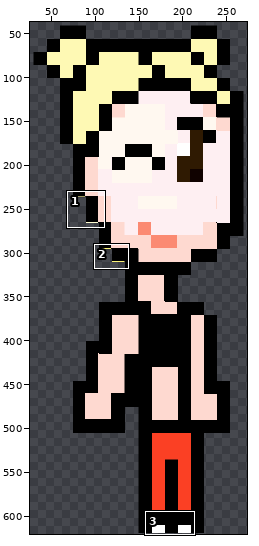
Edited in one commit: sprite sheet (Avatares/helen-guiño.png). The first picture is a wide view before the edit; the outline marks the close-up.
Close-up. Old version:
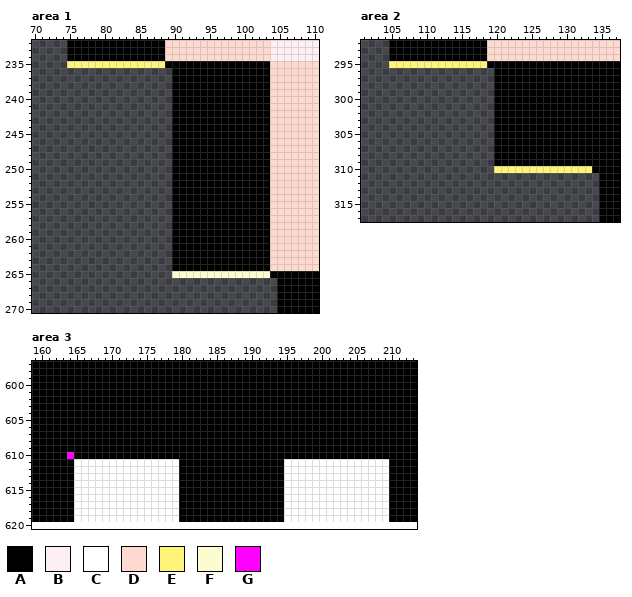
The file is 284x609 pixels. Pixels under 10% opacity are left out. Colours within 5 levels of each other are drawn and written as one. Shown: area 1: x 70..110, y 232..270; area 2: x 101..137, y 292..317; area 3: x 159..213, y 597..620. The old version is drawn lined up with the new one, on the new canvas. The wide view leaves out empty margins. The commit also changed other parts of the picture, which this record leaves out.
Palette (. is transparent): A #000000  B #feeff2  C #ffffff  D #fed9d0  E #fdf479  F #fdfbd0  G #ff00ff
Now the later version:
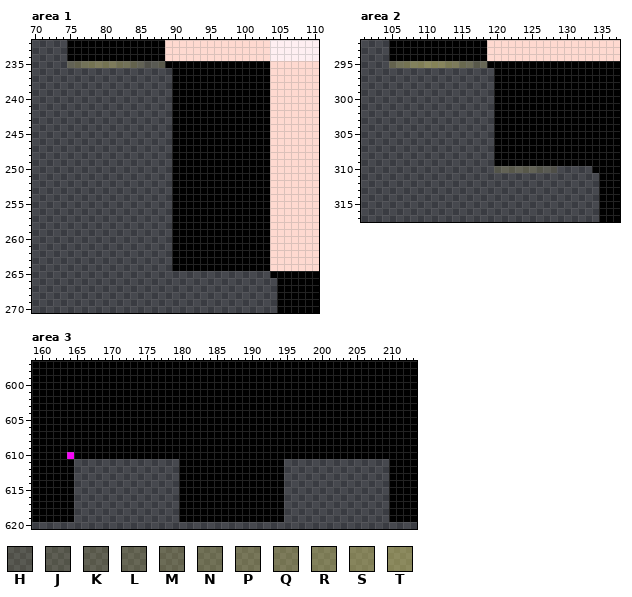
Colours new in this view: H #fdf4791b  J #fdf47921  K #fdf47927  L #fdf4792e  M #fdf47935  N #fdf4793e  P #fdf47945  Q #fdf4794c  R #fdf47954  S #fdf4795b  T #fdf47962
Difference:
{"change": "canvas 284x609 -> 303x621, the old top-left corner now at 24,11 (the part of the old canvas that was cut away was empty and is not shown)"}
{"colour":"G","old":"#ff00ff","new":"#ff00fff2"}
{"where": "area 1"}
{"y":235,"x":75,"old":"EEEEEEEEEEEEEE","new":"KMNQQQQPNMKHHK"}
{"y":265,"x":90,"old":"FFFFFFFFFFFFFF","new":".............."}
{"where": "area 2"}
{"y":295,"x":105,"old":"EEEEEEEEEEEEEE","new":"MNQRSTTSRQNMKL"}
{"y":310,"x":120,"old":"EEEEEEEEEEEEEE","new":"JKKKKKJHH....."}
{"where": "area 3"}
{"y":611,"x":165,"old":"CCCCCCCCCCCCCCC","new":"..............."}
{"y":611,"x":195,"old":"CCCCCCCCCCCCCCC","new":"..............."}
{"y":612,"x":165,"old":"CCCCCCCCCCCCCCC","new":"..............."}
{"y":612,"x":195,"old":"CCCCCCCCCCCCCCC","new":"..............."}
{"y":613,"x":165,"old":"CCCCCCCCCCCCCCC","new":"..............."}
{"y":613,"x":195,"old":"CCCCCCCCCCCCCCC","new":"..............."}
{"y":614,"x":165,"old":"CCCCCCCCCCCCCCC","new":"..............."}
{"y":614,"x":195,"old":"CCCCCCCCCCCCCCC","new":"..............."}
{"y":615,"x":165,"old":"CCCCCCCCCCCCCCC","new":"..............."}
{"y":615,"x":195,"old":"CCCCCCCCCCCCCCC","new":"..............."}
{"y":616,"x":165,"old":"CCCCCCCCCCCCCCC","new":"..............."}
{"y":616,"x":195,"old":"CCCCCCCCCCCCCCC","new":"..............."}
{"y":617,"x":165,"old":"CCCCCCCCCCCCCCC","new":"..............."}
{"y":617,"x":195,"old":"CCCCCCCCCCCCCCC","new":"..............."}
{"y":618,"x":165,"old":"CCCCCCCCCCCCCCC","new":"..............."}
{"y":618,"x":195,"old":"CCCCCCCCCCCCCCC","new":"..............."}
{"y":619,"x":165,"old":"CCCCCCCCCCCCCCC","new":"..............."}
{"y":619,"x":195,"old":"CCCCCCCCCCCCCCC","new":"..............."}
